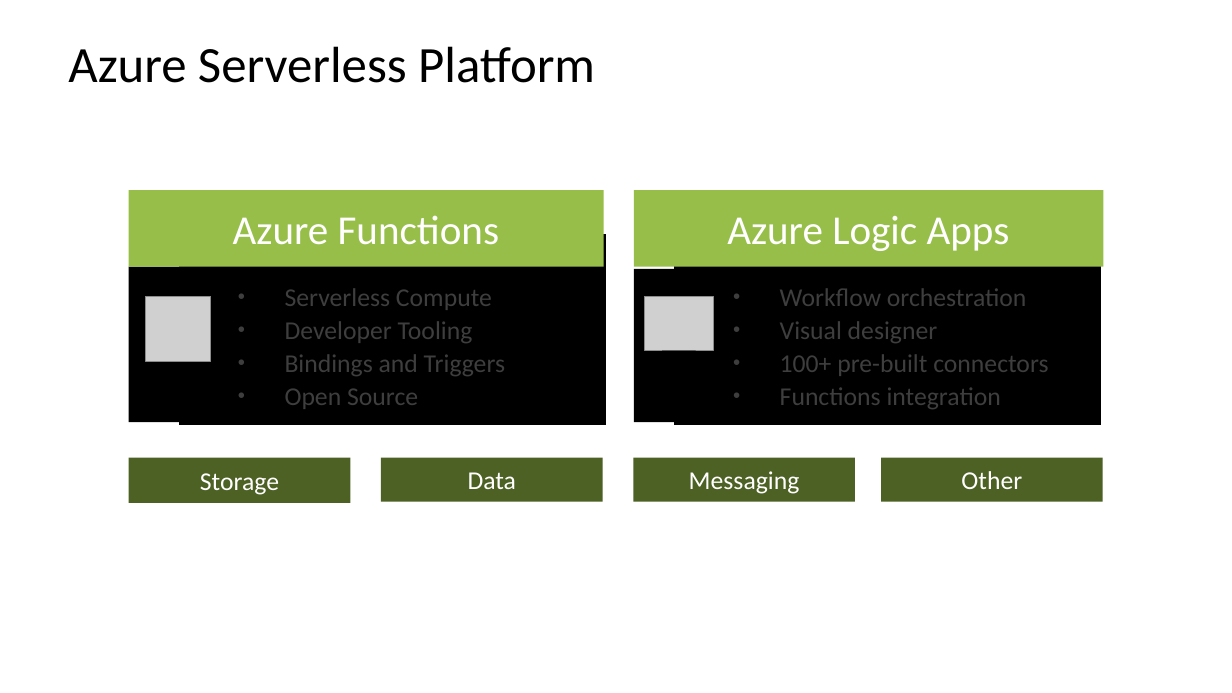
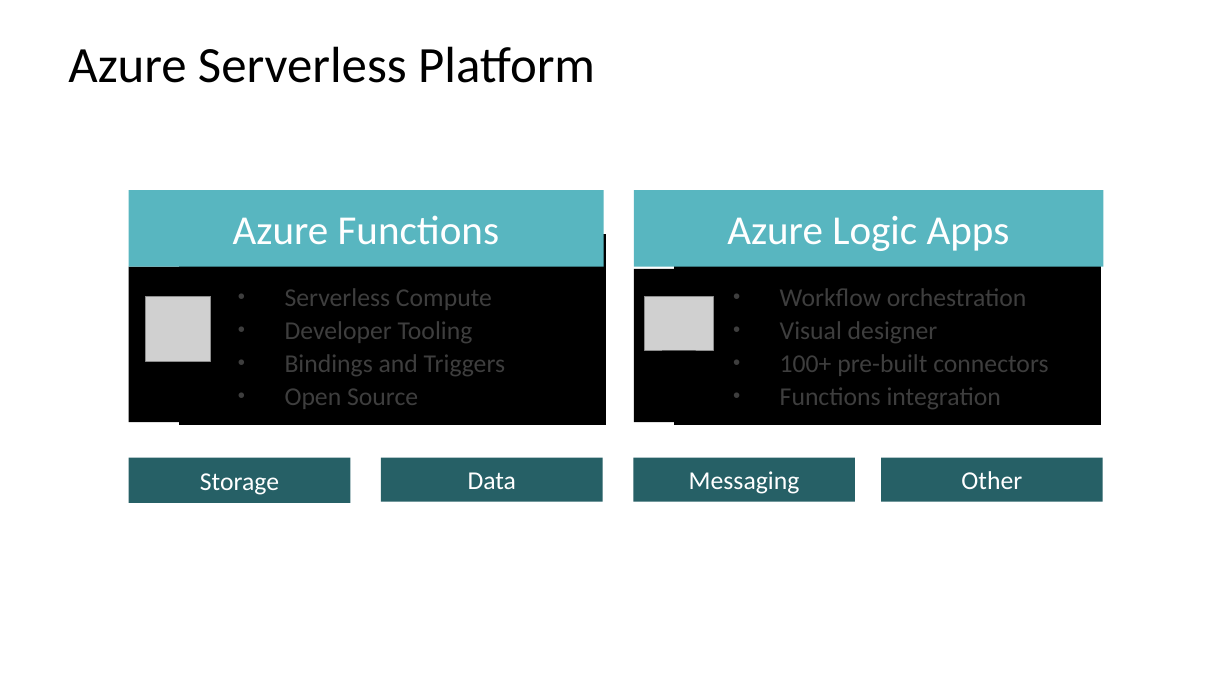
Before and after one commit to warrendt/cloudfridays, a slide deck: slide 37 of content/Azure Fundamentals/1. Understand cloud concepts/2. The differences between Iaas, Paas and Saas.pptx (slide 32 before the commit). Drawn at 1232x693 pixels with LibreOffice and Linux fonts; fonts in the diff are those of the drawing; grey boxes stand for pictures; background and template pictures are left out. Boxes give left, top, right and bottom in pixels: in the first picture for what was removed or moved away, otherwise in the second. Text is boxed around its words. In the diff, an @@ line names an element or a change of style, - is before the commit and + after.

```diff
--- a/content/Azure Fundamentals/1. Understand cloud concepts/2. The differences between Iaas, Paas and Saas.pptx
+++ b/content/Azure Fundamentals/1. Understand cloud concepts/2. The differences between Iaas, Paas and Saas.pptx
@@ rectangle "Azure Functions" at bbox=[128, 190, 604, 267]: fill #97BE49 to #58B6C0 @@
@@ rectangle "Azure Logic Apps" at bbox=[634, 190, 1104, 267]: fill #97BE49 to #58B6C0 @@
@@ fill #4C6123 to #266066 in 4 elements at bbox=[128, 457, 350, 503], bbox=[381, 457, 603, 502], bbox=[633, 457, 855, 502], bbox=[882, 457, 1104, 502] @@
```
Also in this commit, not shown: 12 other slides changed, 7 slides added, 2 slides removed.
